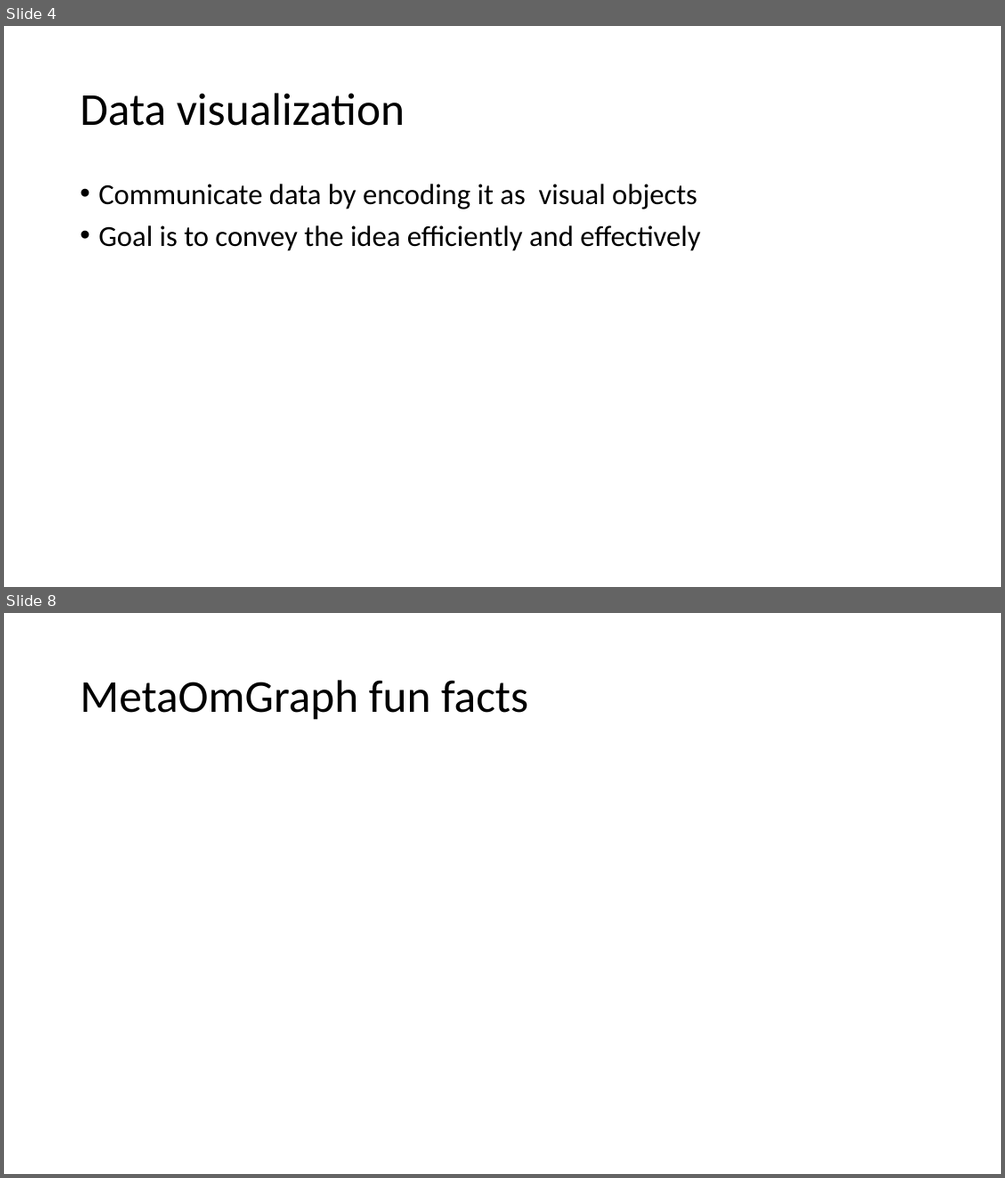
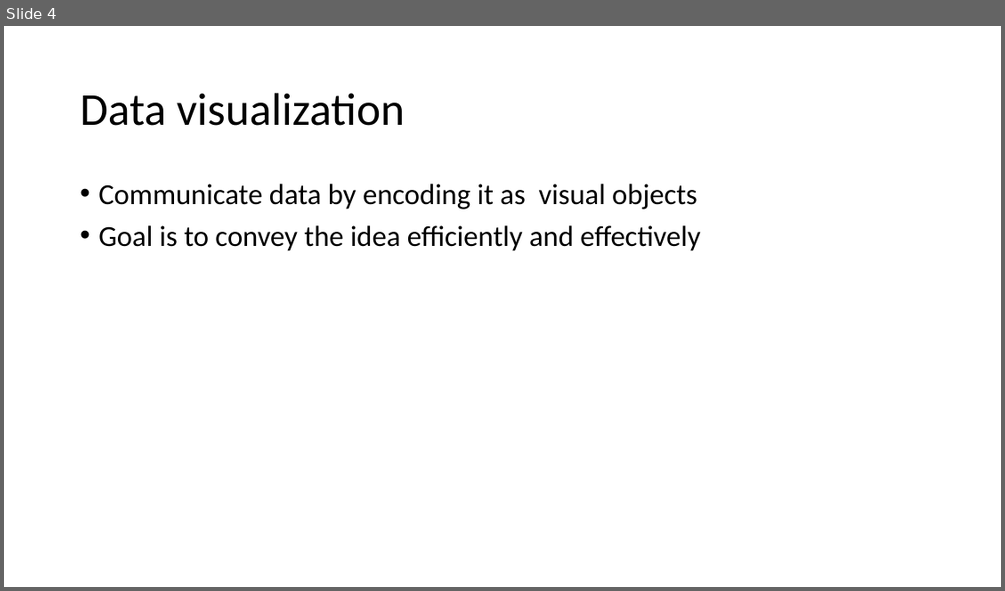
Before and after one commit to urmi-21/MOGtutorial, a slide deck: EDA_MOG.pptx. Shown one above the other, each under a label of ours: slides 4 and 8 before the commit, slide 4 after it; the slides between them are not shown. The pictures are 1005x1178 and 1005x591 pixels, drawn with LibreOffice and Linux fonts; fonts in the diff are those of the drawing. Boxes give left, top, right and bottom in pixels: in the first picture for what was removed or moved away, otherwise in the second. Text is boxed around its words. In the diff, an @@ line names an element or a change of style, - is before the commit and + after.

```diff
--- a/EDA_MOG.pptx
+++ b/EDA_MOG.pptx
@@ slide 8 removed at box(4, 613, 1001, 1174), background #FFFFFF @@
@@ title removed at box(80, 680, 528, 720) @@
-MetaOmGraph fun facts
```
Also in this commit, not shown: 1 slide changed, 19 slides added, 2 other slides removed.
